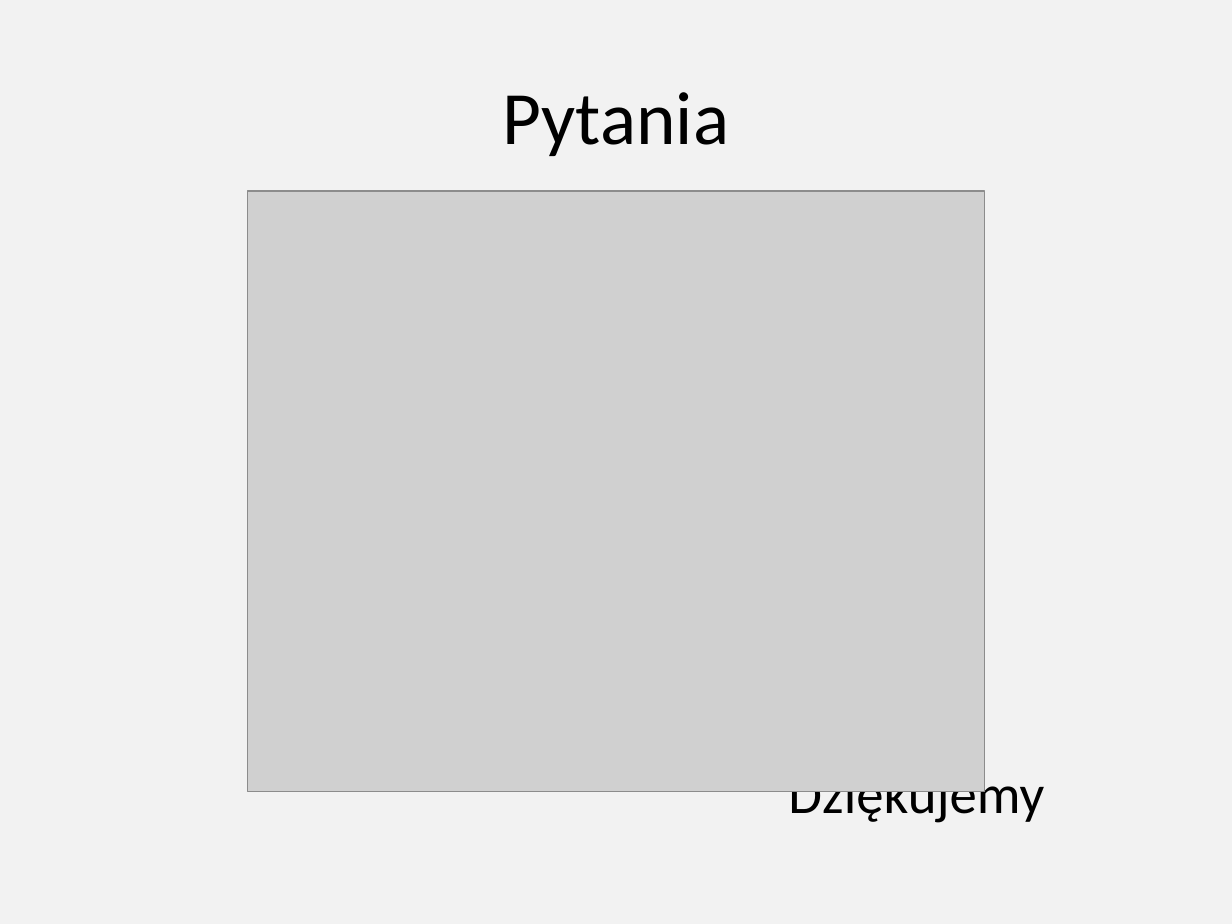
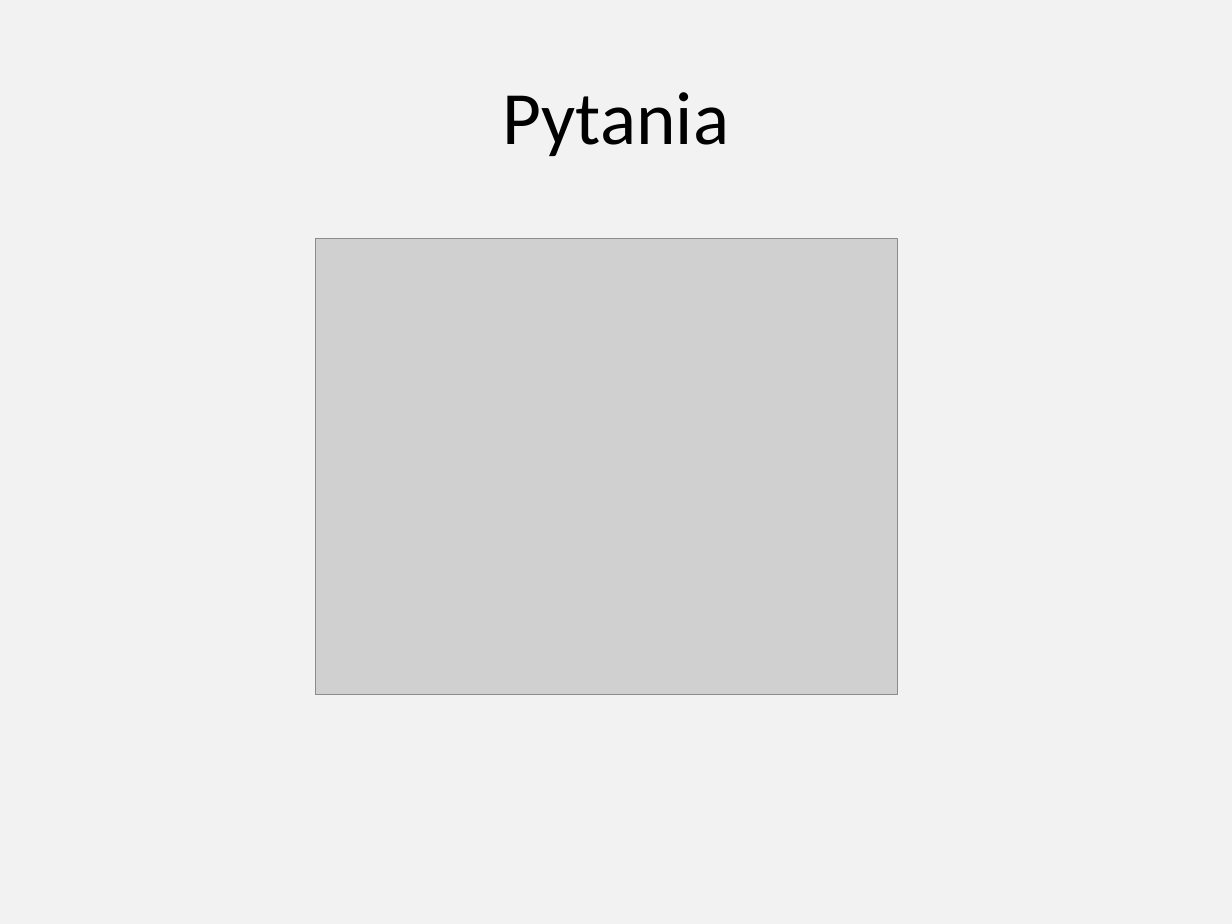
Before and after one commit to mateuszbyczkowski/Byczkowski_Dominiak_MonitorRuchuSieci, a slide deck: slide 13 of Byczkowski_Dominiak_Projekt_Podstawy_Teleinformatyki.pptx (slide 5 before the commit). Drawn at 1232x924 pixels with LibreOffice and Linux fonts; fonts in the diff are those of the drawing; grey boxes stand for pictures. Boxes give left, top, right and bottom in pixels: in the first picture for what was removed or moved away, otherwise in the second. Text is boxed around its words. In the diff, an @@ line names an element or a change of style, - is before the commit and + after.

```diff
--- a/Byczkowski_Dominiak_Projekt_Podstawy_Teleinformatyki.pptx
+++ b/Byczkowski_Dominiak_Projekt_Podstawy_Teleinformatyki.pptx
@@ picture: place and size @@
-picture at [248,191,984,792]
+picture at [315,239,897,695]
@@ text removed at [788,767,1044,823] @@
-Dziękujemy
```
Also in this commit, not shown: 1 other slide changed, 8 slides added.
